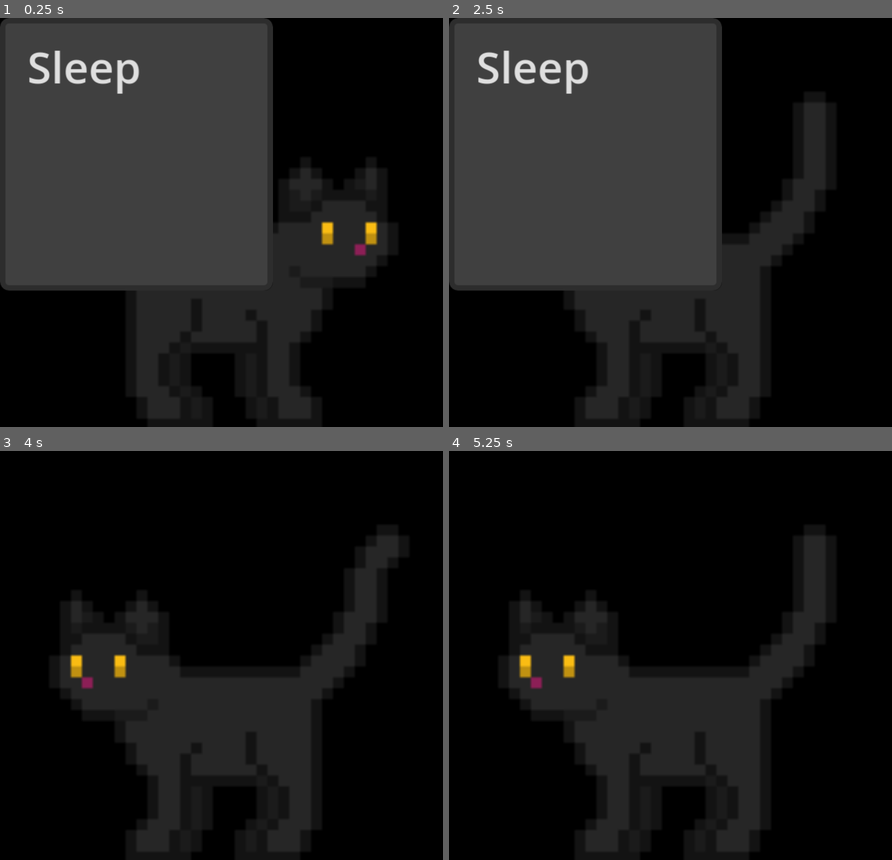
Above: before the commit, frames 1-4 (two rows, left to right).
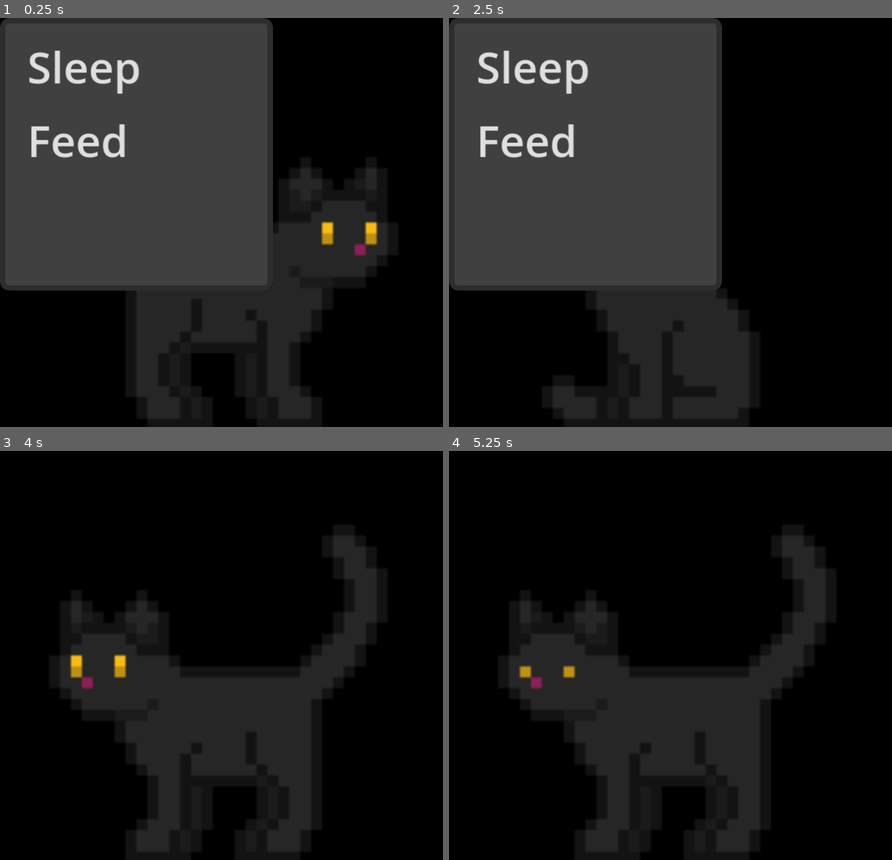
Above: after the commit, the same moments.

Repository: awesomesauce4646/virtual-pet
Game: Godot game, scene res://pet.tscn
The game is run twice, just before and just after one commit, with the same random seed, the same clock (stepped at 60 frames per second) and the same inputs.
Inputs (mouse positions are in pixels of both pictures, inside the frame that each line leads up to):
- Up to frame 1 (0.25 s): no input
- Up to frame 2 (2.5 s): tap Enter at 0.5 s; drag from (657, 247) to (719, 132) at 0.52 s; drag from (581, 242) to (652, 304) at 1.27 s; move the mouse to (719, 132) at 2.02 s; hold Right from 2.03 s (still down); tap Alt at 2.1 s
- Up to frame 3 (4 s): release Right at 2.75 s; drag from (203, 737) to (88, 594) at 2.77 s; move the mouse to (358, 716) at 3.52 s; hold Left from 3.53 s (still down); tap Alt at 3.6 s
- Up to frame 4 (5.25 s): release Left at 4.25 s; drag from (537, 594) to (657, 680) at 4.27 s; move the mouse to (697, 655) at 5.02 s; hold Down from 5.03 s (still down); tap Alt at 5.1 s; click (697, 655) at 5.17 s

The runs differ from the first frame. In frame 1, 0.8% of the frame differs, in the area x 6-29%, y 25-35%; in frame 2, 6.3%, in the area x 6-86%, y 20-99%; in frame 3, 0.7%; in frame 4, 0.4%.

Commit message:
feed action, meow idle

Diff:
--- a/virtual-pet/pet.gd
+++ b/virtual-pet/pet.gd
@@ -24,6 +24,7 @@
 	area.input_event.connect(_on_area_input)
 	menu.add_item("Sleep", 0)
 	menu.id_pressed.connect(_on_menu_pressed)
+	menu.add_item("Feed", 1)
 
 func _on_menu_pressed(id):
 	if id == 0:
@@ -31,7 +32,11 @@
 		idle_timer = 7.0
 		speed = 0
 		animated_sprite.play("Sleep")
-
+	if id == 1:
+		is_idling = true
+		idle_timer = 4.0
+		speed = 0
+		animated_sprite.play("Feed")
 
 func _physics_process(delta: float) -> void:
 	if is_dragging:
@@ -72,12 +77,15 @@
 	if randf() < 0.3:
 		is_idling = true
 		idle_timer = randf_range(1.0, 3.0)
-		var r = randi() % 2
+		var r = randi() % 3
 		if r == 0:
 			animated_sprite.play("Idle")
 			speed = 0
+		elif r == 1:
+			animated_sprite.play("Sit")
+			speed = 0
 		else:
-			animated_sprite.play("Sit")
+			animated_sprite.play("Meow")
 			speed = 0
 
 func _on_area_input(_viewport, event, _shape_idx):
--- a/virtual-pet/pet.tscn
+++ b/virtual-pet/pet.tscn
@@ -2,10 +2,44 @@
 
 [ext_resource type="Script" uid="uid://bm2jegvyd30wj" path="res://pet.gd" id="1_s0gbd"]
 [ext_resource type="Texture2D" uid="uid://cbslb2o8obawe" path="res://Black-Idle.png" id="2_s0gbd"]
+[ext_resource type="Texture2D" uid="uid://b0u0t2h44lkdt" path="res://Black-Eat.png" id="2_uvuc8"]
 [ext_resource type="Texture2D" uid="uid://ekwhlvj1o0ab" path="res://Black-Run.png" id="3_j8hq5"]
+[ext_resource type="Texture2D" uid="uid://2po2xnosvyxa" path="res://Black-Meow.png" id="3_qae7j"]
 [ext_resource type="Texture2D" uid="uid://bp11cw4rt4vbk" path="res://Black-Sit.png" id="4_j8hq5"]
 [ext_resource type="Texture2D" uid="uid://cwemcuj032pvg" path="res://Black-Sleep.png" id="5_5bqq7"]
 
+[sub_resource type="AtlasTexture" id="AtlasTexture_ynvmf"]
+atlas = ExtResource("2_uvuc8")
+region = Rect2(0, 0, 192, 192)
+
+[sub_resource type="AtlasTexture" id="AtlasTexture_2jm6b"]
+atlas = ExtResource("2_uvuc8")
+region = Rect2(192, 0, 192, 192)
+
+[sub_resource type="AtlasTexture" id="AtlasTexture_p64k4"]
+atlas = ExtResource("2_uvuc8")
+region = Rect2(384, 0, 192, 192)
+
+[sub_resource type="AtlasTexture" id="AtlasTexture_h2skx"]
+atlas = ExtResource("2_uvuc8")
+region = Rect2(576, 0, 192, 192)
+
+[sub_resource type="AtlasTexture" id="AtlasTexture_x7uf5"]
+atlas = ExtResource("2_uvuc8")
+region = Rect2(768, 0, 192, 192)
+
+[sub_resource type="AtlasTexture" id="AtlasTexture_x3pxs"]
+atlas = ExtResource("2_uvuc8")
+region = Rect2(960, 0, 192, 192)
+
+[sub_resource type="AtlasTexture" id="AtlasTexture_besgu"]
+atlas = ExtResource("2_uvuc8")
+region = Rect2(1152, 0, 192, 192)
+
+[sub_resource type="AtlasTexture" id="AtlasTexture_ndbnm"]
+atlas = ExtResource("2_uvuc8")
+region = Rect2(1344, 0, 192, 192)
+
 [sub_resource type="AtlasTexture" id="AtlasTexture_11scu"]
 atlas = ExtResource("2_s0gbd")
 region = Rect2(0, 0, 192, 192)
@@ -53,6 +87,34 @@
 [sub_resource type="AtlasTexture" id="AtlasTexture_8t54o"]
 atlas = ExtResource("2_s0gbd")
 region = Rect2(2112, 0, 192, 192)
+
+[sub_resource type="AtlasTexture" id="AtlasTexture_rxurb"]
+atlas = ExtResource("3_qae7j")
+region = Rect2(0, 0, 192, 192)
+
+[sub_resource type="AtlasTexture" id="AtlasTexture_b1pwk"]
+atlas = ExtResource("3_qae7j")
+region = Rect2(192, 0, 192, 192)
+
+[sub_resource type="AtlasTexture" id="AtlasTexture_k2pvf"]
+atlas = ExtResource("3_qae7j")
+region = Rect2(384, 0, 192, 192)
+
+[sub_resource type="AtlasTexture" id="AtlasTexture_5k2ro"]
+atlas = ExtResource("3_qae7j")
+region = Rect2(576, 0, 192, 192)
+
+[sub_resource type="AtlasTexture" id="AtlasTexture_4qk22"]
+atlas = ExtResource("3_qae7j")
+region = Rect2(768, 0, 192, 192)
+
+[sub_resource type="AtlasTexture" id="AtlasTexture_gcgqq"]
+atlas = ExtResource("3_qae7j")
+region = Rect2(960, 0, 192, 192)
+
+[sub_resource type="AtlasTexture" id="AtlasTexture_wpm4i"]
+atlas = ExtResource("3_qae7j")
+region = Rect2(1152, 0, 192, 192)
 
 [sub_resource type="AtlasTexture" id="AtlasTexture_0ccft"]
 atlas = ExtResource("3_j8hq5")
@@ -125,6 +187,35 @@
 [sub_resource type="SpriteFrames" id="SpriteFrames_0af3v"]
 animations = [{
 "frames": [{
+"duration": 1.3,
+"texture": SubResource("AtlasTexture_ynvmf")
+}, {
+"duration": 1.3,
+"texture": SubResource("AtlasTexture_2jm6b")
+}, {
+"duration": 1.3,
+"texture": SubResource("AtlasTexture_p64k4")
+}, {
+"duration": 1.3,
+"texture": SubResource("AtlasTexture_h2skx")
+}, {
+"duration": 1.3,
+"texture": SubResource("AtlasTexture_x7uf5")
+}, {
+"duration": 1.3,
+"texture": SubResource("AtlasTexture_x3pxs")
+}, {
+"duration": 1.3,
+"texture": SubResource("AtlasTexture_besgu")
+}, {
+"duration": 1.3,
+"texture": SubResource("AtlasTexture_ndbnm")
+}],
+"loop": 1,
+"name": &"Feed",
+"speed": 5.0
+}, {
+"frames": [{
 "duration": 1.0,
 "texture": SubResource("AtlasTexture_11scu")
 }, {
@@ -163,6 +254,32 @@
 }],
 "loop": 1,
 "name": &"Idle",
+"speed": 5.0
+}, {
+"frames": [{
+"duration": 1.0,
+"texture": SubResource("AtlasTexture_rxurb")
+}, {
+"duration": 1.0,
+"texture": SubResource("AtlasTexture_b1pwk")
+}, {
+"duration": 1.0,
+"texture": SubResource("AtlasTexture_k2pvf")
+}, {
+"duration": 1.0,
+"texture": SubResource("AtlasTexture_5k2ro")
+}, {
+"duration": 1.0,
+"texture": SubResource("AtlasTexture_4qk22")
+}, {
+"duration": 1.0,
+"texture": SubResource("AtlasTexture_gcgqq")
+}, {
+"duration": 1.0,
+"texture": SubResource("AtlasTexture_wpm4i")
+}],
+"loop": 1,
+"name": &"Meow",
 "speed": 5.0
 }, {
 "frames": [{
@@ -241,8 +358,7 @@
 [node name="AnimatedSprite2D" type="AnimatedSprite2D" parent="." unique_id=789550521]
 position = Vector2(82, 55)
 sprite_frames = SubResource("SpriteFrames_0af3v")
-animation = &"Sleep"
-frame_progress = 0.017367724
+animation = &"Feed"
 
 [node name="Area2D" type="Area2D" parent="." unique_id=46219409]
 position = Vector2(-17, -49)
Binary file added: virtual-pet/Black-Eat.png
Not shown, added: virtual-pet/Black-Eat.png.import
Binary file added: virtual-pet/Black-Meow.png
Not shown, added: virtual-pet/Black-Meow.png.import
Not shown, added: virtual-pet/Black-Meow.png~
